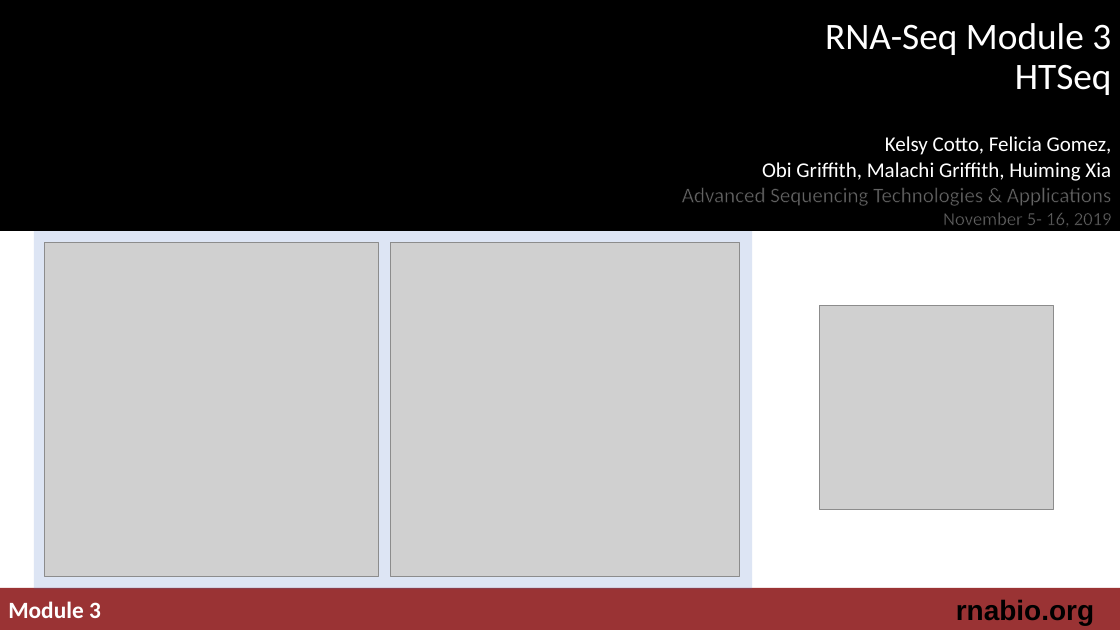
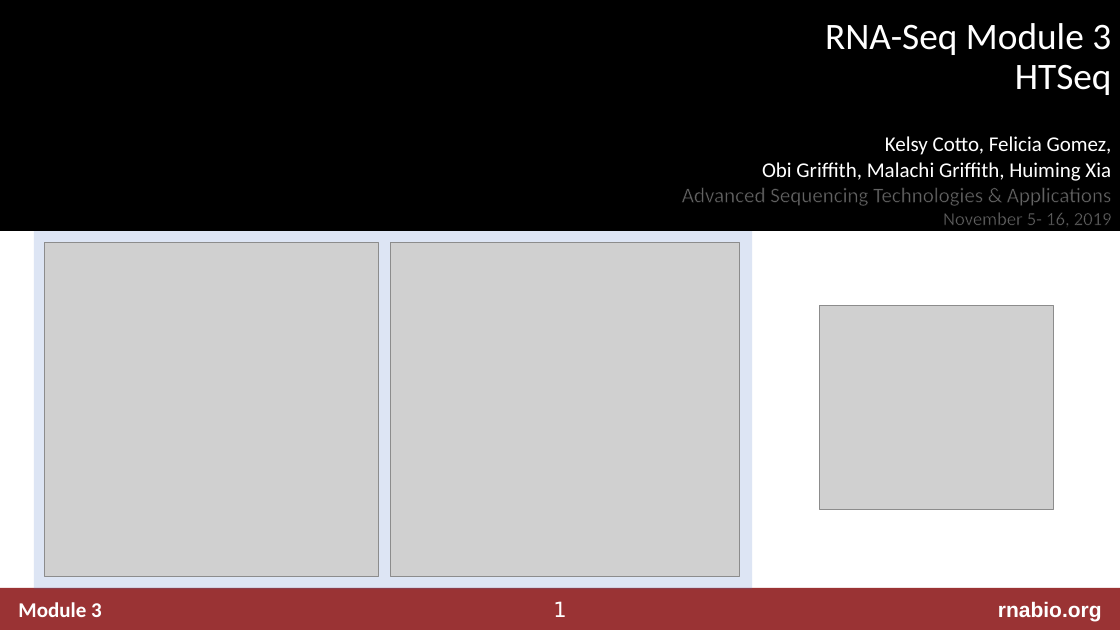
Before and after one commit to griffithlab/rnabio.org, a slide deck: slide 1 of assets/lectures/cshl/2019/mini/RNASeq_MiniLecture_03_02_HTSEQ.pptx. Drawn at 1120x630 pixels with LibreOffice and Linux fonts; fonts in the diff are those of the drawing; grey boxes stand for pictures; background and template pictures are left out. Boxes give left, top, right and bottom in pixels: in the first picture for what was removed or moved away, otherwise in the second. Text is boxed around its words. In the diff, an @@ line names an element or a change of style, - is before the commit and + after.

```diff
--- a/assets/lectures/cshl/2019/mini/RNASeq_MiniLecture_03_02_HTSEQ.pptx
+++ b/assets/lectures/cshl/2019/mini/RNASeq_MiniLecture_03_02_HTSEQ.pptx
@@ text "Module 3": place and size @@
-text "Module 3" at box(8, 601, 101, 618)
+text "Module 3" at box(18, 602, 102, 617)
@@ text "Module 3" at box(18, 602, 102, 617): size 20 to 18 pt @@
@@ text "rnabio.org": place and size @@
-text "rnabio.org" at box(956, 599, 1094, 625)
+text "rnabio.org" at box(998, 601, 1102, 621)
@@ text "rnabio.org" at box(998, 601, 1102, 621): size 24 to 18 pt, text colour #000000 to #FFFFFF @@
@@ page number added at box(553, 601, 566, 617), 18 pt, text #FFFFFF @@
+1
```
Also in this commit, not shown: 2 other slides changed, 11 other files.
